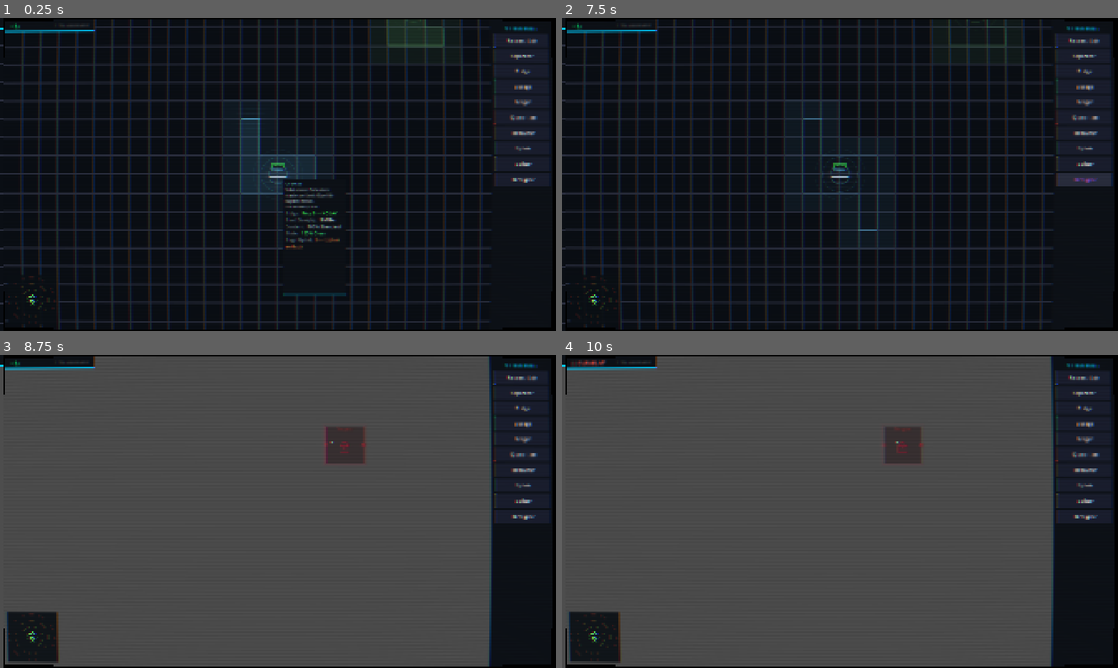
Above: before the commit, frames 1-4 (two rows, left to right).
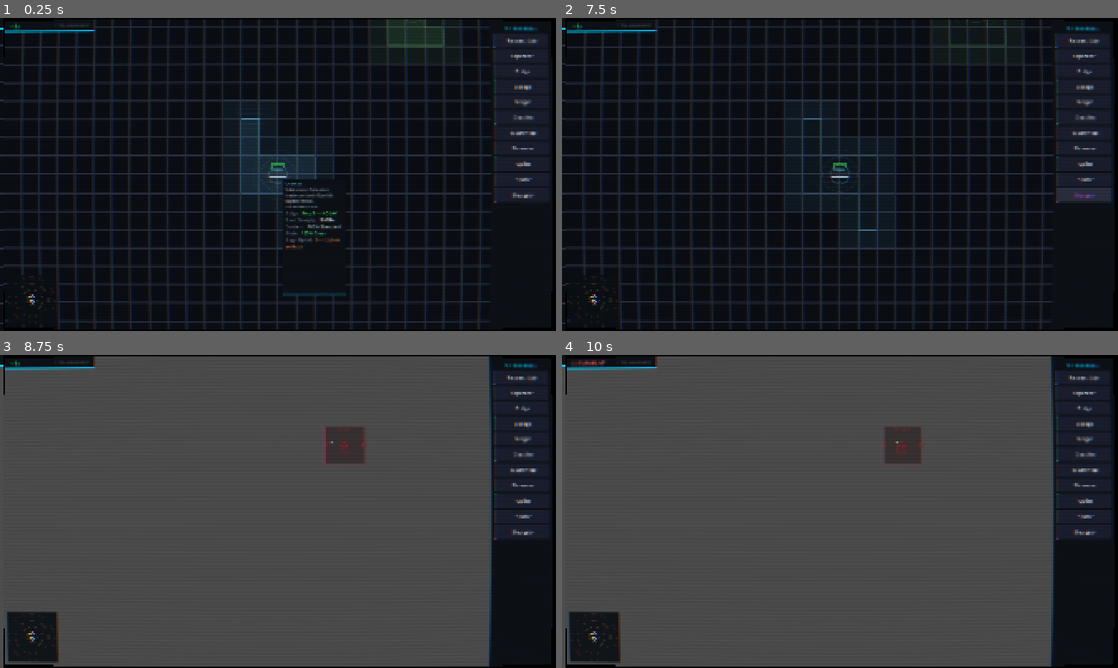
Above: after the commit, the same moments.

Repository: BYGGOLDENSTONE/sys-admin
Game: Godot game, scene res://scenes/main.tscn
Same seed, same stepped clock (60 frames per second), same inputs: the game is played once before the commit and once after it.
Inputs (mouse positions are in pixels of both pictures, inside the frame that each line leads up to):
- Up to frame 1 (0.25 s): no input
- Up to frame 2 (7.5 s): click (1084, 118) at 0.5 s, where only the run after the commit has a clickable "Classifier"; click "Research Lab" at 1.25 s; click "Separator" at 2 s; click "Bridge" at 2.75 s; click "Storage" at 3.5 s; click "Merger" at 4.25 s; click "Quarantine" at 5 s; click "Recoverer" at 5.75 s; click "Splitter" at 6.5 s; click "Decryptor" at 7.25 s
- Up to frame 3 (8.75 s): tap Enter at 8 s; drag from (27, 639) to (333, 442) at 8.02 s
- Up to frame 4 (10 s): tap Space at 8.75 s; drag from (728, 527) to (812, 574) at 8.77 s; tap Enter at 9.5 s; move the mouse to (895, 442) at 9.52 s; hold D from 9.53 s (still down); tap Z at 9.6 s

The runs differ from the first frame. In frame 1, 0.4% of the frame differs, in the area x 4-97%, y 30-92%; in frame 2, 0.7%, in the area x 4-100%, y 30-92%; in frame 3, 0.4%; in frame 4, 0.4%.

Commit message:
Faz 2 tamamlandı: Classifier + Recoverer ayrıştırması + kolay kaynaklar + state depolama maliyeti
- ClassifierComponent: content tipine göre N çıkış routing (3 port)
- ProbabilisticComponent: %70 başarı + Residue yan ürün (Recoverer)
- DataState.RESIDUE eklendi (renk, isim, depolama maliyeti)
- State depolama maliyeti: Clean=1, Encrypted=2, Corrupted=3, Malware=depolanamaz
- Yeni kaynaklar: ATM, Akıllı Kilit, Trafik Kamerası
- Classifier prosedürel ikonu + tooltip güncellemeleri

Co-Authored-By: Claude Opus 4.6 <noreply@anthropic.com>

Diff:
--- a/resources/buildings/building_definition.gd
+++ b/resources/buildings/building_definition.gd
@@ -16,6 +16,8 @@
 @export var generator: GeneratorComponent
 @export var storage: StorageComponent
 @export var processor: ProcessorComponent
+@export var classifier: ClassifierComponent
+@export var probabilistic: ProbabilisticComponent
 @export var splitter: SplitterComponent
 @export var merger: MergerComponent
 @export var upgrade: UpgradeComponent
@@ -31,4 +33,6 @@
 	## Check if this building can accept data with given content+state
 	if processor and not processor.input_states.is_empty():
 		return state in processor.input_states
+	if probabilistic and not probabilistic.input_states.is_empty():
+		return state in probabilistic.input_states
 	return true
--- /dev/null
+++ b/resources/buildings/classifier.tres
@@ -0,0 +1,28 @@
+[gd_resource type="Resource" script_class="BuildingDefinition" load_steps=5 format=3]
+
+[ext_resource type="Script" path="res://resources/buildings/building_definition.gd" id="1"]
+[ext_resource type="Script" path="res://resources/components/classifier_component.gd" id="2"]
+[ext_resource type="Script" path="res://resources/components/storage_component.gd" id="3"]
+
+[sub_resource type="Resource" id="cls1"]
+script = ExtResource("2")
+throughput_rate = 5.0
+
+[sub_resource type="Resource" id="stor1"]
+script = ExtResource("3")
+capacity = 20
+forward_rate = 0.0
+
+[resource]
+script = ExtResource("1")
+building_name = "Classifier"
+description = "Veriyi içerik türüne göre yönlendirir — Financial bir yöne, Biometric başka yöne."
+grid_size = Vector2i(2, 2)
+color = Color(0.3, 0.7, 1.0, 1)
+category = "processing"
+base_cost = 140
+visual_type = "classifier"
+output_ports = Array[String](["right", "bottom", "top"])
+input_ports = Array[String](["left"])
+classifier = SubResource("cls1")
+storage = SubResource("stor1")
--- a/resources/buildings/recoverer.tres
+++ b/resources/buildings/recoverer.tres
@@ -1,16 +1,16 @@
 [gd_resource type="Resource" script_class="BuildingDefinition" load_steps=5 format=3]
 
 [ext_resource type="Script" path="res://resources/buildings/building_definition.gd" id="1"]
-[ext_resource type="Script" path="res://resources/components/processor_component.gd" id="2"]
+[ext_resource type="Script" path="res://resources/components/probabilistic_component.gd" id="2"]
 [ext_resource type="Script" path="res://resources/components/storage_component.gd" id="3"]
 
-[sub_resource type="Resource" id="proc1"]
+[sub_resource type="Resource" id="prob1"]
 script = ExtResource("2")
 processing_rate = 4.0
+success_rate = 0.7
 input_states = Array[int]([2])
 output_state = 0
-rule = "recoverer"
-efficiency = 0.7
+residue_port = "bottom"
 
 [sub_resource type="Resource" id="stor1"]
 script = ExtResource("3")
@@ -20,13 +20,13 @@
 [resource]
 script = ExtResource("1")
 building_name = "Recoverer"
-description = "Bozuk veriyi kurtararak Clean state'e dönüştürür. Content korunur. Blueprint(Clean) → Data Broker → Patch Data."
+description = "Bozuk veriyi kurtarmayı dener. %70 başarı oranı — başarısız kısım dijital atık (Residue) olur."
 grid_size = Vector2i(2, 2)
 color = Color(0.9, 0.6, 0.2, 1)
 category = "processing"
 base_cost = 180
 visual_type = "recoverer"
-output_ports = Array[String](["right"])
+output_ports = Array[String](["right", "bottom"])
 input_ports = Array[String](["left"])
-processor = SubResource("proc1")
+probabilistic = SubResource("prob1")
 storage = SubResource("stor1")
--- /dev/null
+++ b/resources/components/classifier_component.gd
@@ -0,0 +1,4 @@
+class_name ClassifierComponent
+extends Resource
+
+@export var throughput_rate: float = 5.0  ## MB/s per content type
--- /dev/null
+++ b/resources/components/probabilistic_component.gd
@@ -0,0 +1,8 @@
+class_name ProbabilisticComponent
+extends Resource
+
+@export var processing_rate: float = 4.0  ## MB/s
+@export var success_rate: float = 0.7  ## 0.0-1.0 probability of successful recovery
+@export var input_states: Array[int] = []  ## Accepted DataState values (empty = all)
+@export var output_state: int = 0  ## Successful output state (default: Clean)
+@export var residue_port: String = "bottom"  ## Port for failed/residue output
--- /dev/null
+++ b/resources/sources/atm.tres
@@ -0,0 +1,14 @@
+[gd_resource type="Resource" script_class="DataSourceDefinition" load_steps=2 format=3]
+
+[ext_resource type="Script" path="res://resources/sources/data_source_definition.gd" id="1"]
+
+[resource]
+script = ExtResource("1")
+source_name = "ATM"
+description = "Banka ATM'si. Sadece finansal veri üretir. Çoğu temiz, bir kısmı bozuk."
+color = Color(1.0, 0.85, 0.3, 1.0)
+content_weights = {1: 1.0}
+state_weights = {0: 0.7, 2: 0.3}
+bandwidth = 4.0
+cell_count_range = Vector2i(6, 10)
+ring_index = 0
--- /dev/null
+++ b/resources/sources/smart_lock.tres
@@ -0,0 +1,14 @@
+[gd_resource type="Resource" script_class="DataSourceDefinition" load_steps=2 format=3]
+
+[ext_resource type="Script" path="res://resources/sources/data_source_definition.gd" id="1"]
+
+[resource]
+script = ExtResource("1")
+source_name = "Akıllı Kilit"
+description = "Akıllı kapı kilidi. Sadece biyometrik veri üretir. Çoğu temiz, azı bozuk."
+color = Color(1.0, 0.55, 0.8, 1.0)
+content_weights = {2: 1.0}
+state_weights = {0: 0.8, 2: 0.2}
+bandwidth = 3.0
+cell_count_range = Vector2i(5, 8)
+ring_index = 0
--- /dev/null
+++ b/resources/sources/traffic_camera.tres
@@ -0,0 +1,14 @@
+[gd_resource type="Resource" script_class="DataSourceDefinition" load_steps=2 format=3]
+
+[ext_resource type="Script" path="res://resources/sources/data_source_definition.gd" id="1"]
+
+[resource]
+script = ExtResource("1")
+source_name = "Trafik Kamerası"
+description = "Sokak trafik kamerası. Standart ve biyometrik veri üretir — çoğu temiz. İlk çoklu içerik kaynağın."
+color = Color(0.7, 0.9, 0.7, 1.0)
+content_weights = {0: 0.6, 2: 0.4}
+state_weights = {0: 0.9, 2: 0.1}
+bandwidth = 5.0
+cell_count_range = Vector2i(7, 11)
+ring_index = 0
--- a/scripts/building.gd
+++ b/scripts/building.gd
@@ -70,16 +70,31 @@
 
 func get_total_stored() -> int:
 	var total: int = 0
+	for key in stored_data:
+		var parsed: Dictionary = DataEnums.parse_key(key)
+		var cost: int = DataEnums.state_storage_cost(parsed.state)
+		total += stored_data[key] * cost
+	return total
+
+
+func get_total_stored_raw() -> int:
+	var total: int = 0
 	for amount in stored_data.values():
 		total += amount
 	return total
 
 
-func can_accept_data(amount: int = 1) -> bool:
+func can_accept_data(amount: int = 1, state: int = DataEnums.DataState.CLEAN) -> bool:
+	if state == DataEnums.DataState.MALWARE:
+		# Malware can only enter buildings with quarantine processor
+		if definition.processor != null and definition.processor.rule == "quarantine":
+			return true
+		return false
 	var cap: int = int(get_effective_value("capacity")) if definition.storage else 0
 	if cap <= 0:
 		return true
-	return get_total_stored() + amount <= cap
+	var cost: int = DataEnums.state_storage_cost(state)
+	return get_total_stored() + (amount * cost) <= cap
 
 
 func accepts_data(content: int, state: int) -> bool:
@@ -106,7 +121,13 @@
 		"efficiency":
 			return definition.processor.efficiency if definition.processor else 1.0
 		"processing_rate":
-			return definition.processor.processing_rate if definition.processor else 0.0
+			if definition.processor:
+				return definition.processor.processing_rate
+			if definition.probabilistic:
+				return definition.probabilistic.processing_rate
+			return 0.0
+		"success_rate":
+			return definition.probabilistic.success_rate if definition.probabilistic else 0.7
 		"capacity":
 			return float(definition.storage.capacity) if definition.storage else 0.0
 	return 0.0
@@ -222,7 +243,7 @@
 
 	# Malware overlay (purple-red flicker)
 	if not _is_ghost and _has_malware():
-		if definition.processor == null or definition.processor.rule != "quarantine":
+		if definition.processor == null or (definition.processor != null and definition.processor.rule != "quarantine"):
 			var malware_alpha: float = 0.12 + sin(_glow_time * 6.0) * 0.06
 			draw_rect(rect, Color(0.8, 0.0, 0.3, malware_alpha), true)
 			draw_rect(rect, Color(0.8, 0.0, 0.3, 0.5), false, 2.0)
@@ -239,6 +260,8 @@
 			_draw_icon_storage(icon_center, size, accent)
 		"broker":
 			_draw_icon_broker(icon_center, size, accent)
+		"classifier":
+			_draw_icon_classifier(icon_center, size, accent)
 		"separator":
 			_draw_icon_separator(icon_center, size, accent)
 		"compressor":
@@ -347,6 +370,40 @@
 	draw_line(arrow_top, arrow_top + Vector2(4, 6), accent, 2.0)
 
 
+# --- CLASSIFIER: Filter/funnel with content symbols ---
+func _draw_icon_classifier(center: Vector2, size: Vector2, accent: Color) -> void:
+	var s: float = minf(size.x, size.y) * 0.3
+	var glow := Color(accent, ICON_GLOW_ALPHA)
+
+	# Input line (left)
+	var in_start := center + Vector2(-s * 0.8, 0)
+	var in_end := center + Vector2(-s * 0.2, 0)
+	draw_line(in_start, in_end, glow, ICON_GLOW_WIDTH)
+	draw_line(in_start, in_end, accent, 2.0)
+
+	# Center diamond (classifier node)
+	var d: float = s * 0.25
+	var diamond := PackedVector2Array([
+		center + Vector2(0, -d),
+		center + Vector2(d, 0),
+		center + Vector2(0, d),
+		center + Vector2(-d, 0),
+		center + Vector2(0, -d),
+	])
+	draw_polyline(diamond, glow, ICON_GLOW_WIDTH)
+	draw_polyline(diamond, accent, 2.0)
+
+	# Three output lines with content symbols
+	var symbols: Array[String] = ["$", "@", "#"]
+	var font := ThemeDB.fallback_font
+	for i in range(3):
+		var y_off: float = (i - 1) * s * 0.5
+		var out_end := center + Vector2(s * 0.8, y_off)
+		draw_line(center + Vector2(d, y_off * 0.3), out_end, glow, ICON_GLOW_WIDTH)
+		draw_line(center + Vector2(d, y_off * 0.3), out_end, accent, 1.5)
+		draw_string(font, out_end + Vector2(-4, 4), symbols[i], HORIZONTAL_ALIGNMENT_LEFT, -1, 10, accent)
+
+
 # --- SEPARATOR: Fork/split symbol ---
 func _draw_icon_separator(center: Vector2, size: Vector2, accent: Color) -> void:
 	var s: float = minf(size.x, size.y) * 0.3
--- a/scripts/connection_layer.gd
+++ b/scripts/connection_layer.gd
@@ -112,7 +112,7 @@
 		return false
 	if to_b.has_method("is_active") and not to_b.is_active():
 		return false
-	if to_b.has_method("can_accept_data") and not to_b.can_accept_data():
+	if to_b.has_method("can_accept_data") and not to_b.can_accept_data(1):
 		return false
 	return true
 
--- a/scripts/data_enums.gd
+++ b/scripts/data_enums.gd
@@ -1,7 +1,7 @@
 class_name DataEnums
 
 enum ContentType { STANDARD, FINANCIAL, BIOMETRIC, BLUEPRINT, RESEARCH, CLASSIFIED }
-enum DataState { CLEAN, ENCRYPTED, CORRUPTED, MALWARE }
+enum DataState { CLEAN, ENCRYPTED, CORRUPTED, MALWARE, RESIDUE }
 
 static func make_key(content: int, state: int) -> String:
 	return "%d_%d" % [content, state]
@@ -26,6 +26,7 @@
 		DataState.ENCRYPTED: return "Encrypted"
 		DataState.CORRUPTED: return "Corrupted"
 		DataState.MALWARE: return "Malware"
+		DataState.RESIDUE: return "Residue"
 	return "Unknown"
 
 static func state_color(s: int) -> Color:
@@ -34,6 +35,7 @@
 		DataState.ENCRYPTED: return Color("#44aaff")
 		DataState.CORRUPTED: return Color("#ff8844")
 		DataState.MALWARE: return Color("#ff4466")
+		DataState.RESIDUE: return Color("#888844")
 	return Color("#aabbcc")
 
 static func content_char(c: int) -> String:
@@ -63,7 +65,18 @@
 		DataState.ENCRYPTED: return "#44aaff"
 		DataState.CORRUPTED: return "#ff8844"
 		DataState.MALWARE: return "#ff4466"
+		DataState.RESIDUE: return "#888844"
 	return "#aabbcc"
+
+static func state_storage_cost(s: int) -> int:
+	match s:
+		DataState.CLEAN: return 1
+		DataState.ENCRYPTED: return 2
+		DataState.CORRUPTED: return 3
+		DataState.MALWARE: return 0  # Cannot be stored
+		DataState.RESIDUE: return 1
+	return 1
+
 
 static func content_color_hex(c: int) -> String:
 	match c:
--- a/scripts/map_generator.gd
+++ b/scripts/map_generator.gd
@@ -12,7 +12,7 @@
 ## Ring definitions: [min_radius, max_radius, min_count, max_count, source_pool]
 var _rings: Array = [
 	{ "r_min": 0, "r_max": 50, "count_min": 10, "count_max": 14,
-	  "sources": ["isp_backbone", "public_database"] },
+	  "sources": ["isp_backbone", "public_database", "atm", "smart_lock", "traffic_camera"] },
 	{ "r_min": 50, "r_max": 105, "count_min": 10, "count_max": 14,
 	  "sources": ["corporate_server", "biotech_lab"] },
 	{ "r_min": 105, "r_max": 165, "count_min": 8, "count_max": 12,
--- a/scripts/simulation_manager.gd
+++ b/scripts/simulation_manager.gd
@@ -120,7 +120,7 @@
 			break
 		if not target.accepts_data(content, state):
 			continue
-		if target.can_accept_data(to_send):
+		if target.can_accept_data(to_send, state):
 			target.stored_data[key] = target.stored_data.get(key, 0) + to_send
 			amount -= to_send
 			total_sent += to_send
@@ -188,10 +188,15 @@
 			continue
 		var processed: int = 0
 		# Component-based dispatch: check dedicated components first
-		if b.definition.splitter != null:
+		if b.definition.classifier != null:
+			processed = _process_classifier(b, int(b.definition.classifier.throughput_rate))
+		elif b.definition.splitter != null:
 			processed = _process_splitter(b, int(b.definition.splitter.throughput_rate))
 		elif b.definition.merger != null:
 			processed = _process_merger(b, int(b.definition.merger.throughput_rate))
+		elif b.definition.probabilistic != null:
+			var max_process: int = int(b.get_effective_value("processing_rate"))
+			processed = _process_probabilistic(b, max_process)
 		elif b.definition.processor != null:
 			var proc: ProcessorComponent = b.definition.processor
 			var max_process: int = int(b.get_effective_value("processing_rate"))
@@ -200,8 +205,6 @@
 					processed = _process_separator(b, proc, max_process)
 				"decryptor":
 					processed = _process_decryptor(b, proc, max_process)
-				"recoverer":
-					processed = _process_recoverer(b, proc, max_process)
 				"quarantine":
 					processed = _process_quarantine(b, proc, max_process)
 		else:
@@ -209,6 +212,77 @@
 		if processed > 0:
 			b.is_working = true
 		b.stored_data.clear()
+
+
+func _process_classifier(b: Node2D, max_process: int) -> int:
+	var processed: int = 0
+	var output_ports: Array[String] = b.definition.output_ports
+	if output_ports.is_empty():
+		return 0
+	# Group stored data by content type
+	var content_groups: Dictionary = {}  # content_id → [{key, amount}]
+	for key in b.stored_data:
+		var available: int = b.stored_data[key]
+		if available <= 0:
+			continue
+		var parsed: Dictionary = DataEnums.parse_key(key)
+		var cid: int = parsed.content
+		if not content_groups.has(cid):
+			content_groups[cid] = []
+		content_groups[cid].append({"key": key, "content": cid, "state": parsed.state, "amount": available})
+	# Assign each content type to a port (round-robin by content id)
+	var content_ids: Array = content_groups.keys()
+	content_ids.sort()
+	for i in range(content_ids.size()):
+		if processed >= max_process:
+			break
+		var cid: int = content_ids[i]
+		var port: String = output_ports[i % output_ports.size()]
+		for entry in content_groups[cid]:
+			if processed >= max_process:
+				break
+			var to_process: int = mini(entry.amount, max_process - processed)
+			var sent: int = _push_data_from(b, entry.content, entry.state, to_process, port)
+			if sent > 0:
+				processed += sent
+	return processed
+
+
+func _process_probabilistic(b: Node2D, max_process: int) -> int:
+	var prob: ProbabilisticComponent = b.definition.probabilistic
+	var success_rate: float = b.get_effective_value("success_rate")
+	var output_ports: Array[String] = b.definition.output_ports
+	var clean_port: String = output_ports[0] if output_ports.size() > 0 else ""
+	var residue_port: String = prob.residue_port if prob.residue_port != "" else ""
+	var processed: int = 0
+	for key in b.stored_data:
+		if processed >= max_process:
+			break
+		var available: int = b.stored_data[key]
+		if available <= 0:
+			continue
+		var parsed: Dictionary = DataEnums.parse_key(key)
+		if not prob.input_states.is_empty() and parsed.state not in prob.input_states:
+			continue
+		var to_process: int = mini(available, max_process - processed)
+		# Process each unit individually for probability
+		var success_count: int = 0
+		var fail_count: int = 0
+		for _i in range(to_process):
+			if randf() <= success_rate:
+				success_count += 1
+			else:
+				fail_count += 1
+		# Push successful recoveries
+		if success_count > 0 and clean_port != "":
+			_push_data_from(b, parsed.content, prob.output_state, success_count, clean_port)
+		# Push residue (failed recoveries)
+		if fail_count > 0 and residue_port != "":
+			_push_data_from(b, parsed.content, DataEnums.DataState.RESIDUE, fail_count, residue_port)
+		processed += to_process
+		if success_count > 0 or fail_count > 0:
+			print("[Recoverer] %d MB %s → %d Clean + %d Residue" % [to_process, DataEnums.content_name(parsed.content), success_count, fail_count])
+	return processed
 
 
 func _process_separator(b: Node2D, proc: ProcessorComponent, max_process: int) -> int:
@@ -264,28 +338,6 @@
 			processed += to_process
 	return processed
 
-
-func _process_recoverer(b: Node2D, proc: ProcessorComponent, max_process: int) -> int:
-	var eff: float = b.get_effective_value("efficiency")
-	var processed: int = 0
-	for key in b.stored_data:
-		if processed >= max_process:
-			break
-		var available: int = b.stored_data[key]
-		if available <= 0:
-			continue
-		var parsed: Dictionary = DataEnums.parse_key(key)
-		# Only process matching input states (CORRUPTED)
-		if not proc.input_states.is_empty() and parsed.state not in proc.input_states:
-			continue
-		var to_process: int = mini(available, max_process - processed)
-		var output_amount: int = maxi(1, roundi(to_process * eff))
-		# Corrupted → Clean (content preserved), push to output port
-		var sent: int = _push_data_from(b, parsed.content, DataEnums.DataState.CLEAN, output_amount)
-		if sent > 0:
-			processed += to_process
-			print("[Recoverer] %d MB %s(Corrupted) → %d MB %s(Clean)" % [to_process, DataEnums.content_name(parsed.content), output_amount, DataEnums.content_name(parsed.content)])
-	return processed
 
 
 func _process_quarantine(b: Node2D, proc: ProcessorComponent, max_process: int) -> int:
--- a/scripts/ui/building_tooltip.gd
+++ b/scripts/ui/building_tooltip.gd
@@ -120,7 +120,17 @@
 			if not def.generator.state_weights.is_empty():
 				lines.append(_stat("State", _format_state_weights(def.generator.state_weights)))
 			lines.append(_stat("Kaynak", "[color=#ff8844]Bağlı değil — kaynağın yanına yerleştir[/color]"))
-	if def.storage and def.processor == null:
+	if def.classifier:
+		lines.append(_stat("İşleme", "%d MB/s" % int(def.classifier.throughput_rate)))
+		lines.append(_stat("Mod", "Content türüne göre ayırma"))
+		lines.append(_stat("Çıkışlar", "Her content türü → ayrı port"))
+	if def.probabilistic:
+		lines.append(_stat("İşleme", "%d MB/s" % int(b.get_effective_value("processing_rate"))))
+		lines.append(_stat("Başarı", "%%%d" % int(b.get_effective_value("success_rate") * 100)))
+		lines.append(_stat("Giriş", "[color=#ff8844]Corrupted[/color]"))
+		lines.append(_stat("Sağ Port →", "[color=#44ff88]Clean[/color] (kurtarılan)"))
+		lines.append(_stat("Alt Port  →", "[color=#888844]Residue[/color] (dijital atık)"))
+	if def.storage and def.processor == null and def.classifier == null and def.probabilistic == null:
 		var total: int = b.get_total_stored()
 		var cap: int = int(b.get_effective_value("capacity"))
 		var pct: int = int(float(total) / float(cap) * 100.0) if cap > 0 else 0
@@ -146,9 +156,6 @@
 		elif def.processor.rule == "decryptor":
 			lines.append(_stat("Giriş", "[color=#44aaff]Encrypted[/color]"))
 			lines.append(_stat("Çıkış", "[color=#44ff88]Clean[/color] (content korunur)"))
-		elif def.processor.rule == "recoverer":
-			lines.append(_stat("Giriş", "[color=#ff8844]Corrupted[/color]"))
-			lines.append(_stat("Çıkış", "[color=#44ff88]Clean[/color] (content korunur)"))
 		elif def.processor.rule == "quarantine":
 			lines.append(_stat("Giriş", "[color=#ff4466]Malware[/color]"))
 			lines.append(_stat("Çıkış", "[color=#44ff88]Güvenli İmha[/color]"))
Not shown, added: resources/components/classifier_component.gd.uid
Not shown, added: resources/components/probabilistic_component.gd.uid
Not shown, changed: CLAUDE.md
